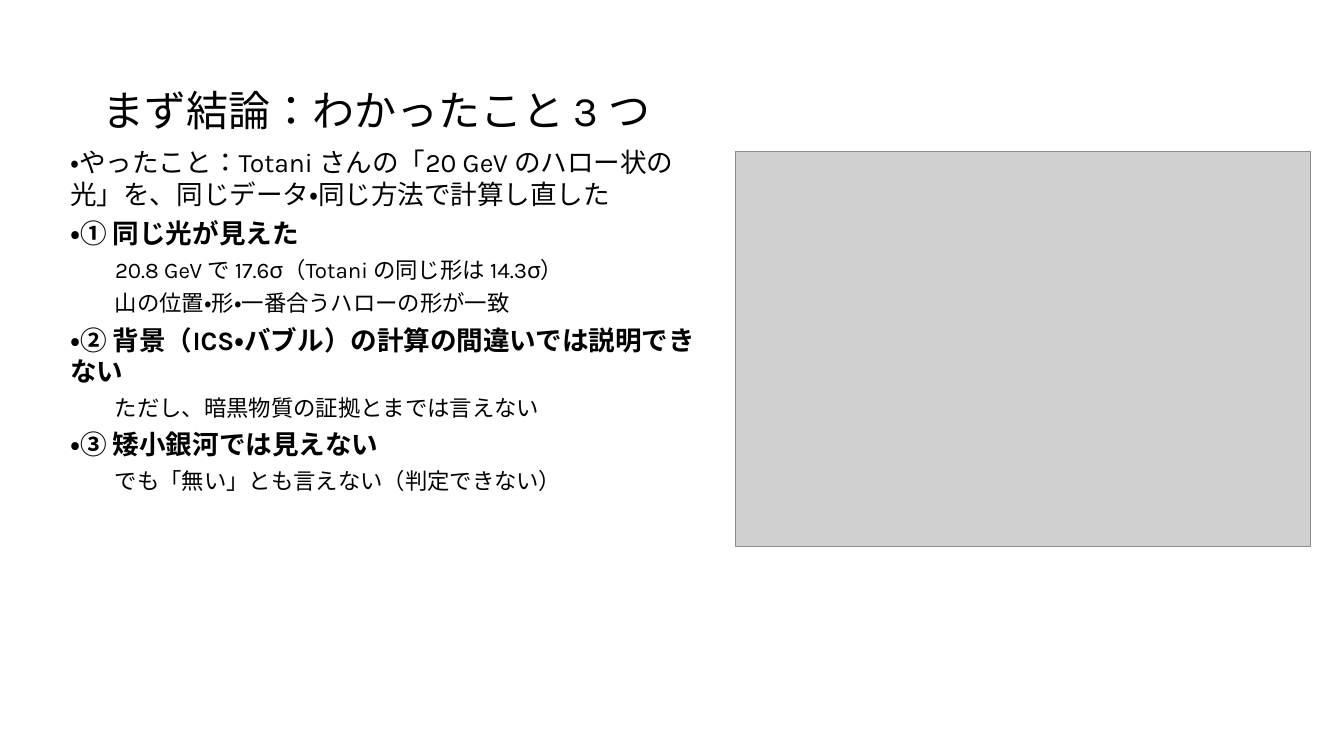
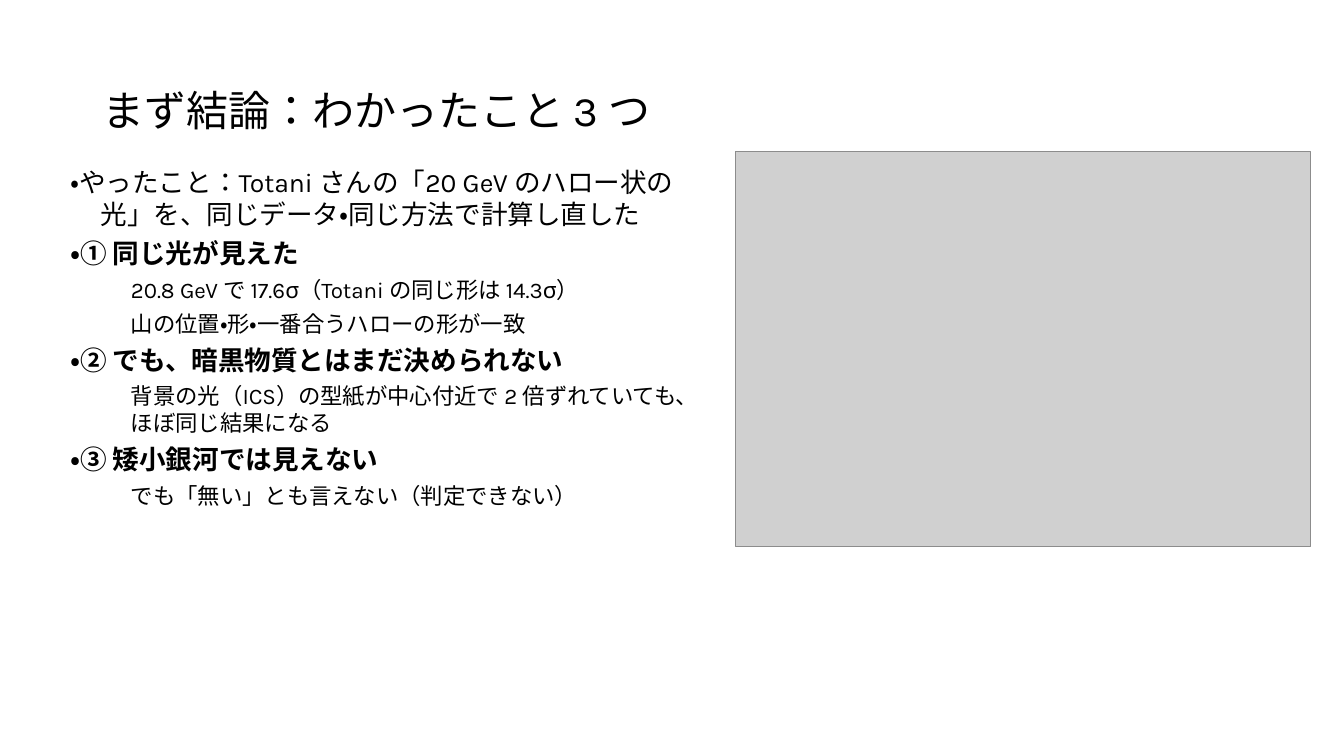
Before and after one commit to Mikann20041029/darkmatter-slides, a slide deck: slide 2 of slides/2026-10-09_研究報告_10枚版.pptx. Drawn at 1344x756 pixels with LibreOffice and Linux fonts; fonts in the diff are those of the drawing; grey boxes stand for pictures. Boxes give left, top, right and bottom in pixels: in the first picture for what was removed or moved away, otherwise in the second. Text is boxed around its words. In the diff, an @@ line names an element or a change of style, - is before the commit and + after.

```diff
--- a/slides/2026-10-09_研究報告_10枚版.pptx
+++ b/slides/2026-10-09_研究報告_10枚版.pptx
@@ text "・やったこと：Totani さんの「20 GeV のハロー状の光」を、同じデータ・同じ方法で計算し直した": place and size @@
-text "・やったこと：Totani さんの「20 GeV のハロー状の光」を、同じデータ・同じ方法で計算し直した" at (70, 149, 695, 491)
+text "・やったこと：Totani さんの「20 GeV のハロー状の光」を、同じデータ・同じ方法で計算し直した" at (70, 169, 698, 506)
@@ text at (70, 169, 673, 506): indent changed @@
@@ text at (70, 347, 698, 433): text changed; size 19 to 16 pt; bold off @@
-・② 背景（ICS・バブル）の計算の間違いでは説明できない
-ただし、暗黒物質の証拠とまでは言えない
+・② でも、暗黒物質とはまだ決められない
+背景の光（ICS）の型紙が中心付近で 2 倍ずれていても、ほぼ同じ結果になる
```
Also in this commit, not shown: 8 other slides changed.
